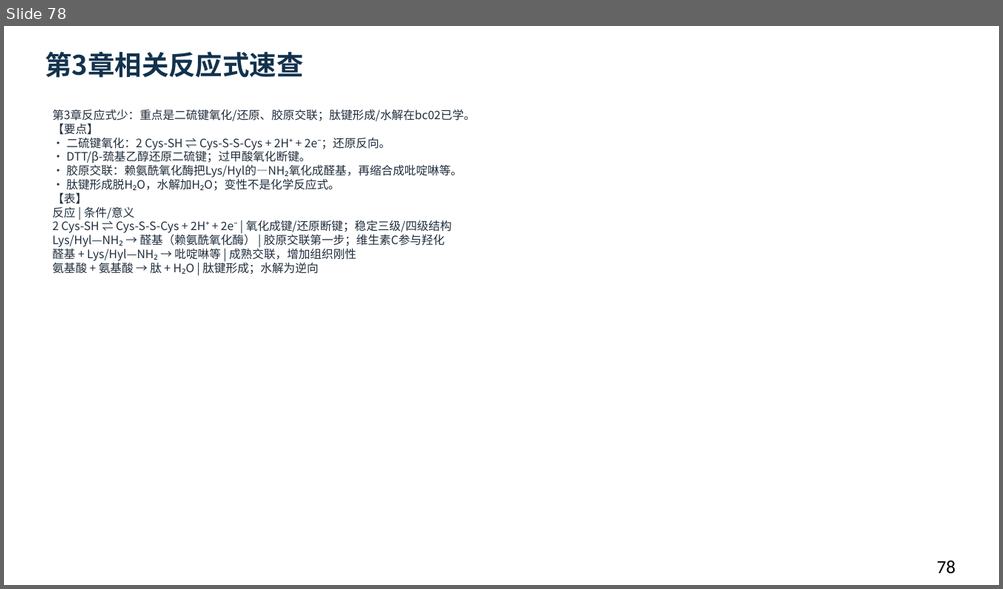
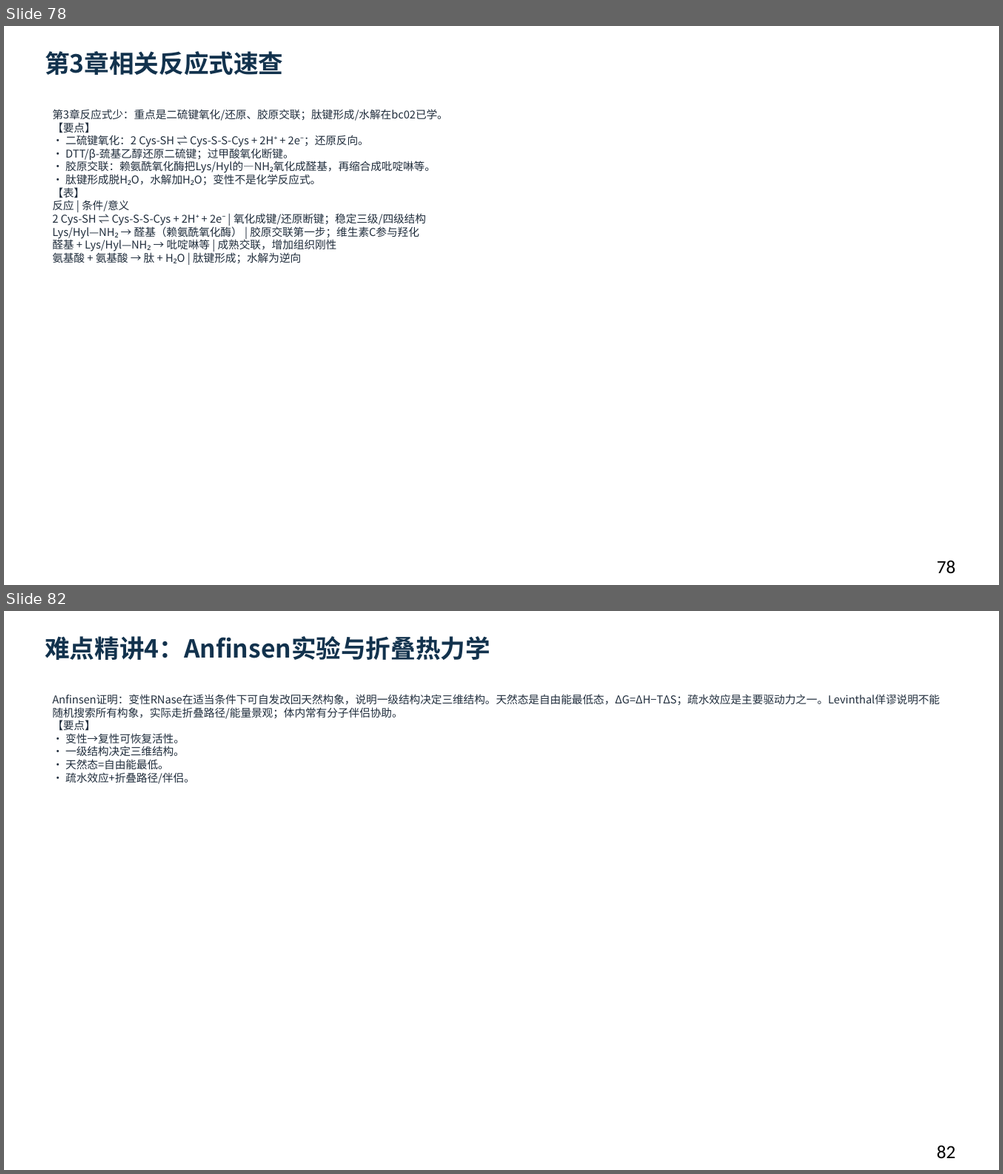
Before and after one commit to newkan-li/Biochemistry, a slide deck: downloads/bc03-ai-style.pptx. Shown one above the other, each under a label of ours: slide 78 before the commit, slides 78 and 82 after it; the slides between them are not shown. The pictures are 1003x589 and 1003x1174 pixels, drawn with LibreOffice and Linux fonts; fonts in the diff are those of the drawing. Boxes give left, top, right and bottom in pixels: in the first picture for what was removed or moved away, otherwise in the second. Text is boxed around its words. In the diff, an @@ line names an element or a change of style, - is before the commit and + after.

```diff
--- a/downloads/bc03-ai-style.pptx
+++ b/downloads/bc03-ai-style.pptx
@@ slide 82 added at (4,611,999,1170), background #FFFFFF @@
@@ text added at (45,636,490,660), 24 pt, text #12324D, bold @@
+难点精讲4：Anfinsen实验与折叠热力学
@@ text added at (52,694,939,784), 10.5 pt, text #202D3C @@
+Anfinsen证明：变性RNase在适当条件下可自发改回天然构象，说明一级结构决定三维结构。天然态是自由能最低态，ΔG=ΔH−TΔS；疏水效应是主要驱动力之一。Levinthal佯谬说明不能随机搜索所有构象，实际走折叠路径/能量景观；体内常有分子伴侣协助。
+【要点】
+• 变性→复性可恢复活性。
+• 一级结构决定三维结构。
+• 天然态=自由能最低。
+• 疏水效应+折叠路径/伴侣。
@@ text added at (936,1145,956,1159), 18 pt, text #000000 @@
+82
@@ slide 78 changed as well @@
@@ text "第3章相关反应式速查" at (45,51,283,75): size 26 to 24 pt @@
@@ text "第3章反应式少：重点是二硫键氧化/还原、胶原交联；肽键形成/水解在bc02已学。 【要点】 • 二硫键氧化：2 Cys- ..." at (52,109,448,264): size 11.2 to 10.5 pt @@
```
Also in this commit, not shown: 78 other slides changed, 3 other slides added, 18 other files.
